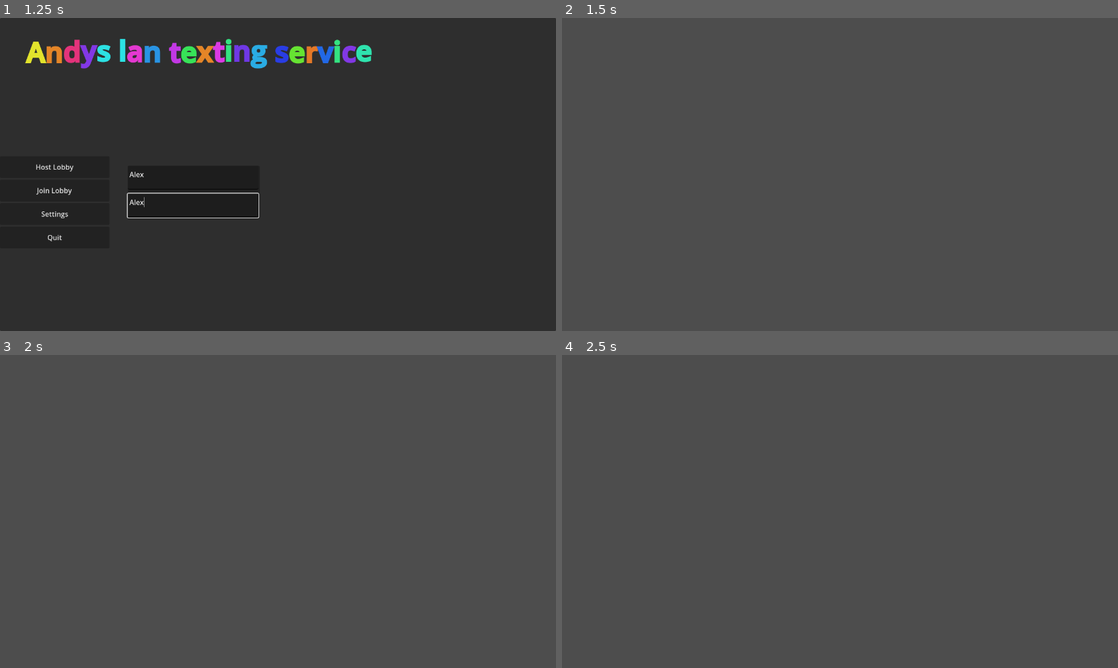
Above: before the commit, frames 1-4 (two rows, left to right).
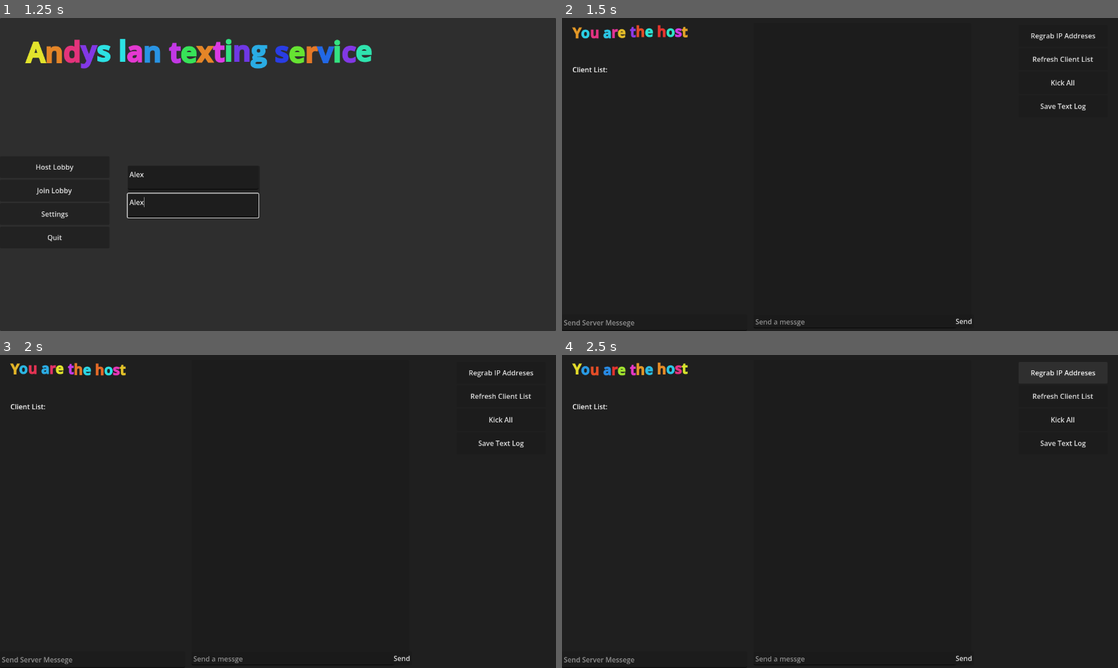
Above: after the commit, the same moments.

Repository: BookiLukie/lan-chat
Game: Godot game, scene res://main_menu.tscn
The game is run twice, just before and just after one commit, with the same random seed, the same clock (stepped at 60 frames per second) and the same inputs. Before the commit the project has no main scene; this scene is started directly in both runs.
Inputs (mouse positions are in pixels of both pictures, inside the frame that each line leads up to):
- Up to frame 1 (1.25 s): click (194, 177) at 0.52 s; type "Alex" at 0.6 s; click (194, 205) at 0.75 s; type "Alex" at 0.83 s
- Up to frame 2 (1.5 s): click "Host Lobby" at 1.25 s
- Up to frame 3 (2 s): no input
- Up to frame 4 (2.5 s): click (1062, 373) at 2 s, where only the run after the commit has a clickable "Regrab IP Addreses"

Frame 1 is identical in both runs. In frame 2, 100% of the frame differs, in the area x 0-100%, y 0-100%; in frame 3, 100%; in frame 4, 100%.
Error before the commit: Invalid call. Nonexistent function 'create_game' in base 'Control (MultiplayHandler.gd)'. (res://Main_menu.gd:13)

Commit message:
added a chat

Diff:
--- /dev/null
+++ b/client_view.tscn
@@ -0,0 +1,16 @@
+[gd_scene format=3 uid="uid://tux8yrc171m1"]
+
+[node name="client_view" type="Control" unique_id=375847334]
+layout_mode = 3
+anchors_preset = 15
+anchor_right = 1.0
+anchor_bottom = 1.0
+grow_horizontal = 2
+grow_vertical = 2
+
+[node name="ColorRect" type="ColorRect" parent="." unique_id=1935651626]
+custom_minimum_size = Vector2(1280, 720)
+layout_mode = 0
+offset_right = 40.0
+offset_bottom = 40.0
+color = Color(0.12225223, 0.12225223, 0.12225223, 1)
--- a/host_ui.tscn
+++ b/host_ui.tscn
@@ -1,4 +1,7 @@
 [gd_scene format=3 uid="uid://qawqeto7pfu4"]
+
+[ext_resource type="Script" uid="uid://vy5wfn21d3pp" path="res://script/hostUI.gd" id="1_bxxqf"]
+[ext_resource type="PackedScene" uid="uid://ocp7kpg64ne0" path="res://text_ui.tscn" id="2_75ep8"]
 
 [node name="HostUI" type="Control" unique_id=190145693]
 layout_mode = 3
@@ -7,3 +10,88 @@
 anchor_bottom = 1.0
 grow_horizontal = 2
 grow_vertical = 2
+script = ExtResource("1_bxxqf")
+
+[node name="ColorRect" type="ColorRect" parent="." unique_id=567378269]
+custom_minimum_size = Vector2(1280, 720)
+layout_mode = 0
+offset_right = 40.0
+offset_bottom = 40.0
+color = Color(0.12225223, 0.12225223, 0.12225223, 1)
+
+[node name="TextEdit" type="LineEdit" parent="." unique_id=1225607951]
+layout_mode = 0
+offset_top = 682.0
+offset_right = 426.0
+offset_bottom = 720.0
+placeholder_text = "Send Server Messege"
+
+[node name="Text Boxes" type="Control" parent="." unique_id=1146323547]
+anchors_preset = 0
+offset_left = 24.0
+offset_top = 72.0
+offset_right = 64.0
+offset_bottom = 112.0
+
+[node name="RichTextLabel" type="RichTextLabel" parent="Text Boxes" unique_id=188237920]
+layout_mode = 0
+offset_left = -9.0
+offset_top = -61.0
+offset_right = 280.0
+offset_bottom = -21.0
+theme_override_font_sizes/bold_font_size = 32
+bbcode_enabled = true
+text = "[b][wave][rainbow freq=1 sat=0.9 val=0.9 speed=0.1] You are the host"
+scroll_active = false
+
+[node name="IPAddress" type="RichTextLabel" parent="Text Boxes" unique_id=735352265]
+layout_mode = 0
+offset_right = 365.0
+offset_bottom = 40.0
+bbcode_enabled = true
+text = "IP address:
+"
+
+[node name="ClientList" type="RichTextLabel" parent="Text Boxes" unique_id=1595151619]
+layout_mode = 0
+offset_top = 35.0
+offset_right = 359.0
+offset_bottom = 587.0
+bbcode_enabled = true
+text = "Client List: [br]"
+
+[node name="VBoxContainer" type="VBoxContainer" parent="." unique_id=1567546722]
+layout_mode = 0
+offset_left = 1051.0
+offset_top = 16.0
+offset_right = 1256.0
+offset_bottom = 228.0
+
+[node name="RegrabIP" type="Button" parent="VBoxContainer" unique_id=332507538]
+custom_minimum_size = Vector2(0, 50)
+layout_mode = 2
+text = "Regrab IP Addreses"
+
+[node name="RefreshList" type="Button" parent="VBoxContainer" unique_id=1870025604]
+custom_minimum_size = Vector2(0, 50)
+layout_mode = 2
+text = "Refresh Client List"
+
+[node name="KickAll" type="Button" parent="VBoxContainer" unique_id=1788244525]
+custom_minimum_size = Vector2(0, 50)
+layout_mode = 2
+text = "Kick All"
+
+[node name="SaveTextLog" type="Button" parent="VBoxContainer" unique_id=448264216]
+custom_minimum_size = Vector2(0, 50)
+layout_mode = 2
+text = "Save Text Log"
+
+[node name="TextUI" parent="." unique_id=2119366142 instance=ExtResource("2_75ep8")]
+layout_mode = 1
+offset_left = 441.0
+offset_top = 11.0
+offset_right = -338.0
+offset_bottom = -6.0
+
+[connection signal="text_submitted" from="TextEdit" to="." method="_on_server_message_text_submitted"]
--- a/main_menu.tscn
+++ b/main_menu.tscn
@@ -1,6 +1,6 @@
 [gd_scene format=3 uid="uid://bbcel2e5f2phv"]
 
-[ext_resource type="Script" uid="uid://bpmtb14ep3tij" path="res://Main_menu.gd" id="1_06t4h"]
+[ext_resource type="Script" uid="uid://bpmtb14ep3tij" path="res://script/Main_menu.gd" id="1_06t4h"]
 
 [node name="MainMenu" type="Control" unique_id=193080863]
 layout_mode = 3
--- a/project.godot
+++ b/project.godot
@@ -11,6 +11,7 @@
 [application]
 
 config/name="Andy's Lan Chat"
+run/main_scene="uid://bbcel2e5f2phv"
 config/features=PackedStringArray("4.6", "GL Compatibility")
 config/icon="res://icon.svg"
 
--- a/Global.gd
+++ b/script/Global.gd
@@ -18,7 +18,7 @@
 @rpc("any_peer")
 func tell_clients(text):
 	print(text)
-# Check for the Lobby label
+	# Check for the Lobby label
 	server_message_received.emit(text)
 	print("DEBUG: Signal 'server_message_received' was emitted.")
 
--- a/Main_menu.gd
+++ b/script/Main_menu.gd
@@ -10,7 +10,7 @@
 	LanHandler.client_info.set("name", $Panel2/TextEdit2.text)
 	await get_tree().process_frame
 	get_tree().change_scene_to_file("res://host_ui.tscn")
-	LanHandler.create_game()
+	LanHandler.create_lobby()
 
 ##Join
 func _on_button_2_pressed() -> void:
--- /dev/null
+++ b/script/hostUI.gd
@@ -0,0 +1,38 @@
+extends Control
+var addresses
+var ipv4s: Array = []
+
+func _ready():
+	get_all_ipv4()
+	LanHandler.client_connected.connect(add_to_client_list)
+	LanHandler.client_disconnected.connect(add_to_client_list)
+	await get_tree().process_frame
+	$"Text Boxes/IPAddress".text = str(ipv4s).remove_chars('"[]')
+
+func get_all_ipv4() -> Array:
+	for address in IP.get_local_addresses():
+		if address.is_valid_ip_address() and address.find(":") == -1 and not address.begins_with("127.") and not address.begins_with("169."):
+			address = address.remove_chars('"[]')
+			ipv4s.append(address)
+	return ipv4s
+
+func add_to_client_list(client_id, client_info: Dictionary):
+	print("New Client ", client_id, client_info)
+	$"Text Boxes/ClientList".text += client_info.get("name") + ": " + str(client_id) + "\n"
+
+func remove_from_client_list(client_id):
+	var text : String = $"Text Boxes/ClientList".text
+	var lines = text.split("\n")
+	var finished_lines = []
+	for line in lines:
+		if line.contains(client_id):
+			continue
+		else:
+			finished_lines.append(line)
+
+	text = "\n".join(finished_lines)
+	$"Text Boxes/ClientList".text = text
+
+@rpc("authority")
+func _on_server_message_text_submitted(new_text: String) -> void:
+	Global.rpc("tell_clients",new_text)
--- /dev/null
+++ b/script/text_ui.gd
@@ -0,0 +1,71 @@
+extends Control
+
+# Node references based on standard chat layout structure
+@onready var message_container: VBoxContainer = $ScrollContainer/VBoxContainer
+@onready var message_input: LineEdit = $LineEdit
+@onready var send_button: Button = $SendButton
+
+func _ready() -> void:
+	# 1. Connect to Global's signal to listen for incoming messages from any peer or the host[cite: 1]
+	Global.server_message_received.connect(_on_server_message_received)
+
+	# 2. Connect UI interaction signals
+	if send_button:
+		send_button.pressed.connect(_on_send_pressed)
+	if message_input:
+		message_input.text_submitted.connect(_on_text_submitted)
+
+func _on_send_pressed() -> void:
+	send_message()
+
+func _on_text_submitted(_text: String) -> void:
+	send_message()
+
+## Sends the message to all clients and the host via the Global script RPC[cite: 1]
+func send_message() -> void:
+	if not message_input:
+		return
+
+	var text_content = message_input.text.strip_edges()
+	if text_content.is_empty():
+		return
+
+	# Retrieve the current player's username from Global or LanHandler[cite: 1, 3, 4]
+	var username = Global.current_client.get("user", "none")
+	if username == "none" or username.is_empty():
+		username = LanHandler.client_info.get("name", "Player")
+
+	# Combine username and message into a single payload string using a separator delimiter
+	var payload = username + "|||" + text_content
+
+	# Call Global RPC to broadcast the message to all connected peers and host[cite: 1]
+	Global.rpc("tell_clients", payload)
+
+	# Clear the input box after sending
+	message_input.clear()
+
+## Receives broadcasted messages from Global, instantiates the msg class, and populates data[cite: 1, 6]
+func _on_server_message_received(message_text: String) -> void:
+	# Split payload back into username and message text
+	var parts = message_text.split("|||", true, 1)
+	var username = "System"
+	var content = message_text
+
+	if parts.size() > 1:
+		username = parts[0]
+		content = parts[1]
+
+	# Instantiate the msg class script[cite: 6]
+	var new_message = msg.new()
+	new_message.user = username
+	new_message.current_text = content
+
+	# Add the message instance to the chat container on every client's end
+	if message_container:
+		message_container.add_child(new_message)
+
+		# Auto-scroll to the bottom of the chat window
+		await get_tree().process_frame
+		var scroll = $ScrollContainer as ScrollContainer
+		if scroll:
+			scroll.scroll_vertical = int(scroll.get_v_scroll_bar().max_value)
--- a/text_ui.tscn
+++ b/text_ui.tscn
@@ -1,9 +1,54 @@
 [gd_scene format=3 uid="uid://ocp7kpg64ne0"]
+
+[ext_resource type="Script" uid="uid://ub0nuw40l2pe" path="res://script/text_ui.gd" id="1_h858l"]
 
 [node name="TextUI" type="Control" unique_id=2119366142]
 layout_mode = 3
 anchors_preset = 15
 anchor_right = 1.0
 anchor_bottom = 1.0
+offset_right = -560.0
 grow_horizontal = 2
 grow_vertical = 2
+script = ExtResource("1_h858l")
+
+[node name="Panel" type="Panel" parent="." unique_id=870396360]
+clip_contents = true
+layout_mode = 1
+anchors_preset = 15
+anchor_right = 1.0
+anchor_bottom = 1.0
+
+[node name="ScrollContainer" type="ScrollContainer" parent="." unique_id=563159345]
+layout_mode = 0
+offset_right = 40.0
+offset_bottom = 40.0
+
+[node name="VBoxContainer" type="VBoxContainer" parent="ScrollContainer" unique_id=745258461]
+clip_contents = true
+layout_mode = 2
+
+[node name="LineEdit" type="LineEdit" parent="." unique_id=175631340]
+layout_mode = 1
+anchors_preset = -1
+anchor_top = 0.95600003
+anchor_right = 0.933
+anchor_bottom = 1.0
+offset_top = -0.32000732
+offset_right = 0.23999023
+offset_bottom = -1.0
+placeholder_text = "Send a messge"
+
+[node name="Button" type="Button" parent="." unique_id=1153226587]
+layout_mode = 1
+anchors_preset = -1
+anchor_left = 0.93500006
+anchor_top = 0.95600003
+anchor_right = 1.0
+anchor_bottom = 1.0
+offset_left = -0.20007324
+offset_top = -0.32000732
+offset_bottom = -1.0
+grow_horizontal = 2
+grow_vertical = 2
+text = "Send"
Renamed: Global.gd.uid -> script/Global.gd.uid
Renamed: Main_menu.gd.uid -> script/Main_menu.gd.uid
Renamed: MultiplayHandler.gd -> script/MultiplayHandler.gd
Renamed: MultiplayHandler.gd.uid -> script/MultiplayHandler.gd.uid
Not shown, added: script/hostUI.gd.uid
Not shown, added: script/text_ui.gd.uid
